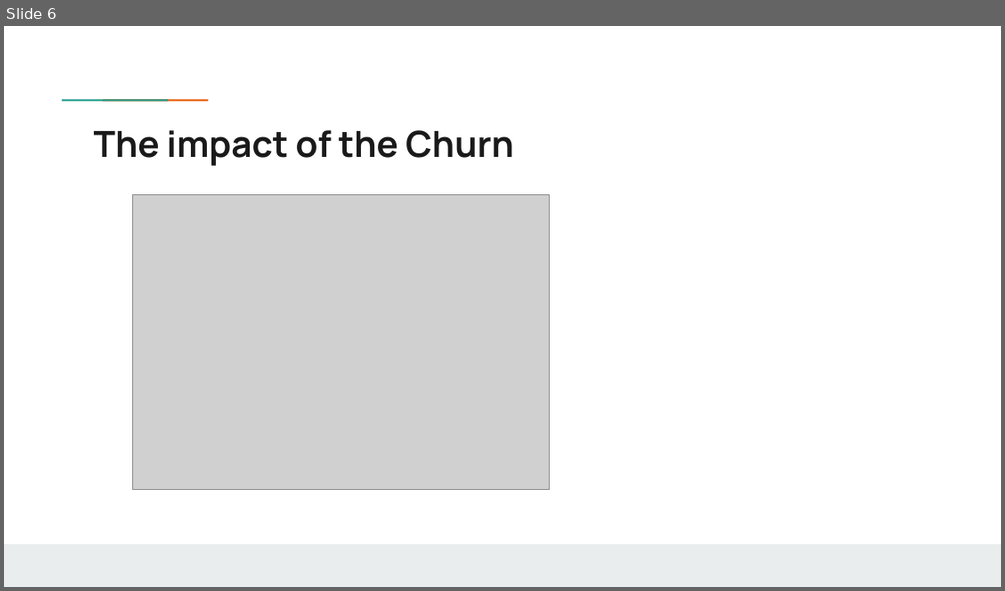
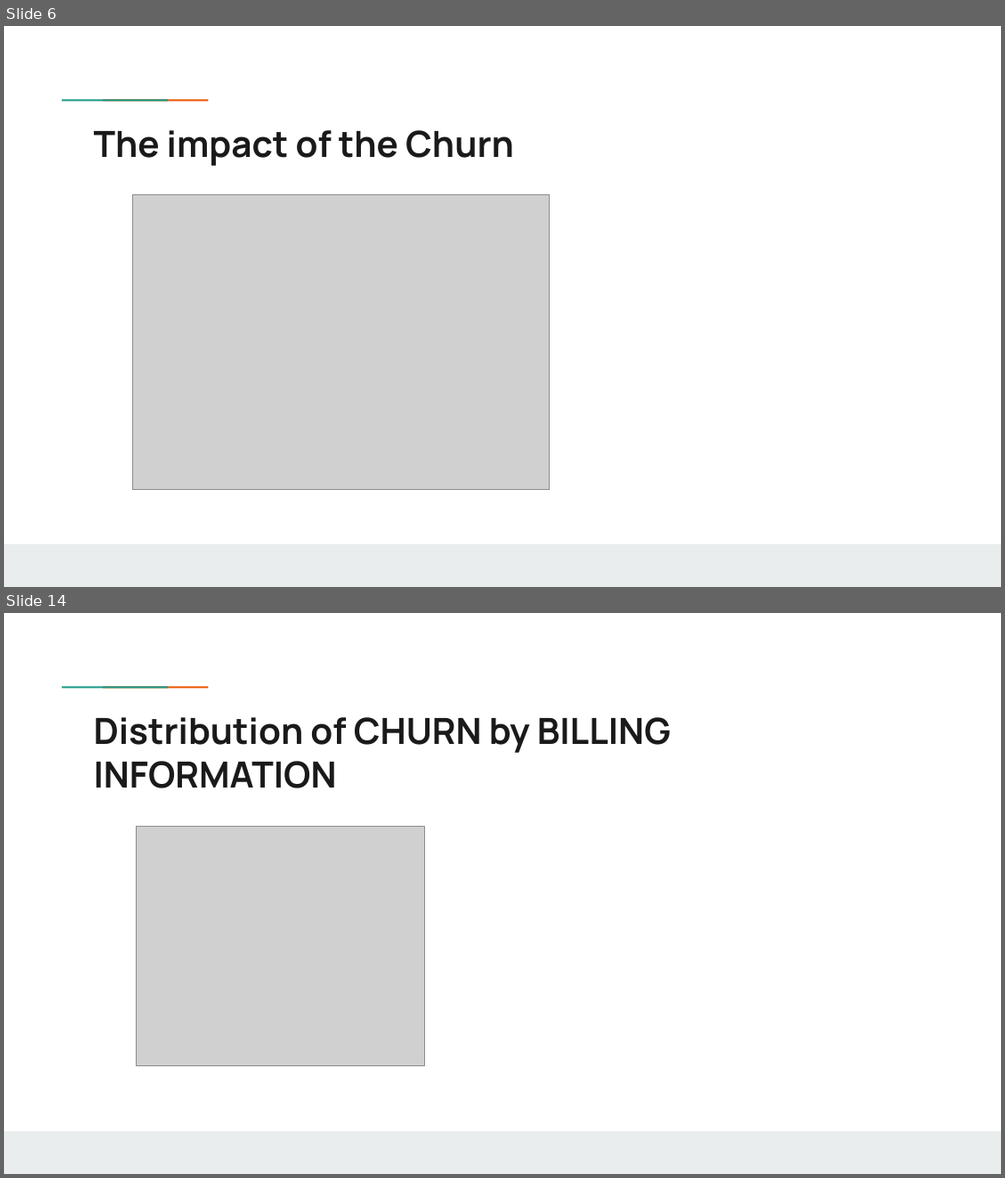
Before and after one commit to weinerkervens/churn_analysis, a slide deck: presentation.pptx. Shown one above the other, each under a label of ours: slide 6 before the commit, slides 6 and 14 after it; the slides between them are not shown. The pictures are 1005x591 and 1005x1178 pixels, drawn with LibreOffice and Linux fonts; fonts in the diff are those of the drawing; grey boxes stand for pictures; background and template pictures are left out. Boxes give left, top, right and bottom in pixels: in the first picture for what was removed or moved away, otherwise in the second. Text is boxed around its words. In the diff, an @@ line names an element or a change of style, - is before the commit and + after.

Commit message:
edited pptx

```diff
--- a/presentation.pptx
+++ b/presentation.pptx
@@ slide 14 added at [4, 613, 1001, 1174], background #FFFFFF; not listed: 3 template elements that a slide beside it also shows @@
@@ title added at [94, 717, 671, 788], 26 pt, text #1A1A1A, bold @@
+Distribution of CHURN by BILLING INFORMATION
@@ picture added at [137, 827, 425, 1065] @@
```
Also in this commit, not shown: 1 slide changed, 8 other slides added.
